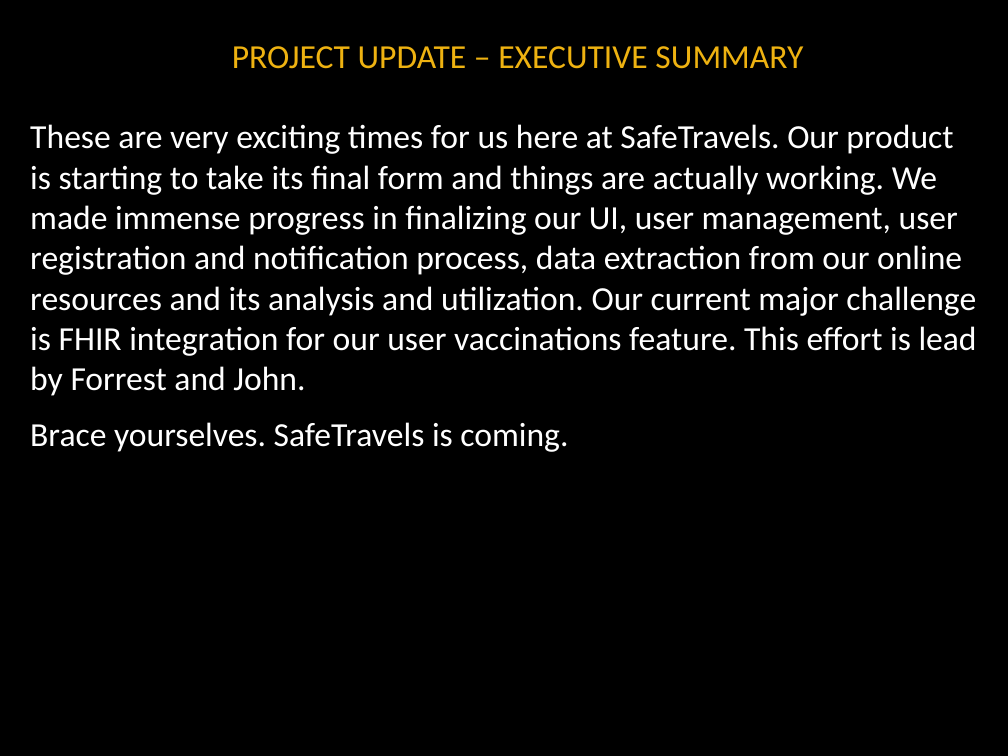
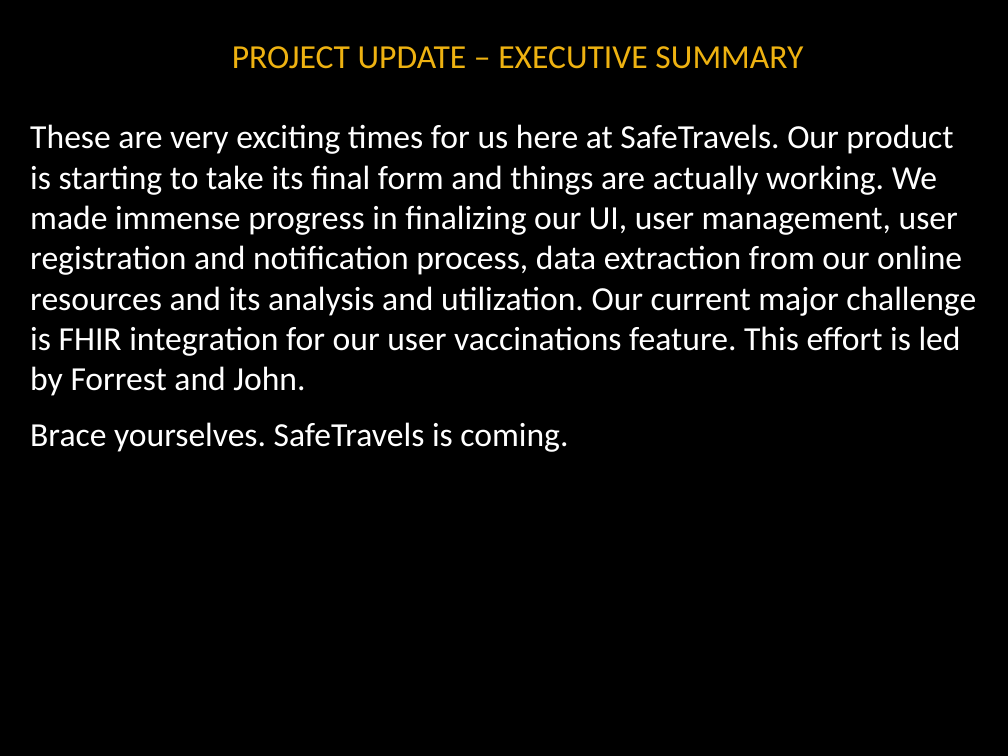
Before and after one commit to noanadler/RockStars, a slide deck: slide 3 of Deliverable3/Presentation/Rock_Stars_Presentation.pptx. Drawn at 1008x756 pixels with LibreOffice and Linux fonts; fonts in the diff are those of the drawing; background and template pictures are left out. Boxes give left, top, right and bottom in pixels: in the first picture for what was removed or moved away, otherwise in the second. Text is boxed around its words. In the diff, an @@ line names an element or a change of style, - is before the commit and + after.

```diff
--- a/Deliverable3/Presentation/Rock_Stars_Presentation.pptx
+++ b/Deliverable3/Presentation/Rock_Stars_Presentation.pptx
@@ text at (30, 124, 976, 396): text changed @@
-These are very exciting times for us here at SafeTravels. Our product is starting to take its final form and things are actually working. We made immense progress in finalizing our UI, user management, user registration and notification process, data extraction from our online resources and its analysis and utilization. Our current major challenge is FHIR integration for our user vaccinations feature. This effort is lead by Forrest and John.
+These are very exciting times for us here at SafeTravels. Our product is starting to take its final form and things are actually working. We made immense progress in finalizing our UI, user management, user registration and notification process, data extraction from our online resources and its analysis and utilization. Our current major challenge is FHIR integration for our user vaccinations feature. This effort is led by Forrest and John.
```
Also in this commit, not shown: 7 other slides changed, 1 slide added, 4 slides removed.
